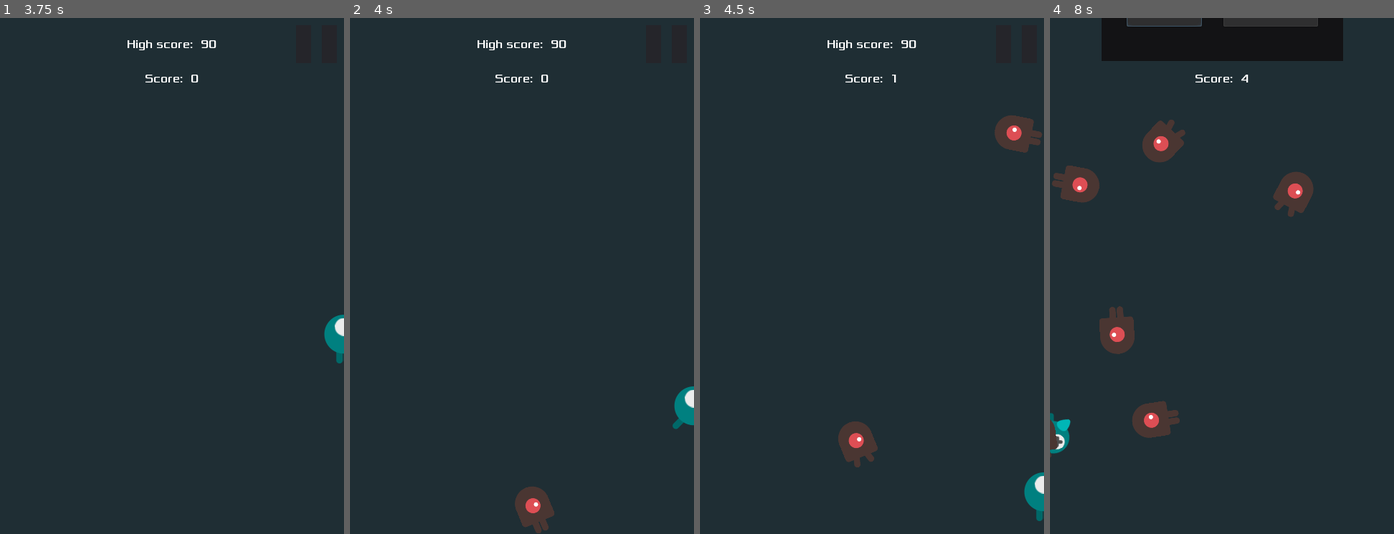
Above: before the commit, frames 1-4 (left to right).
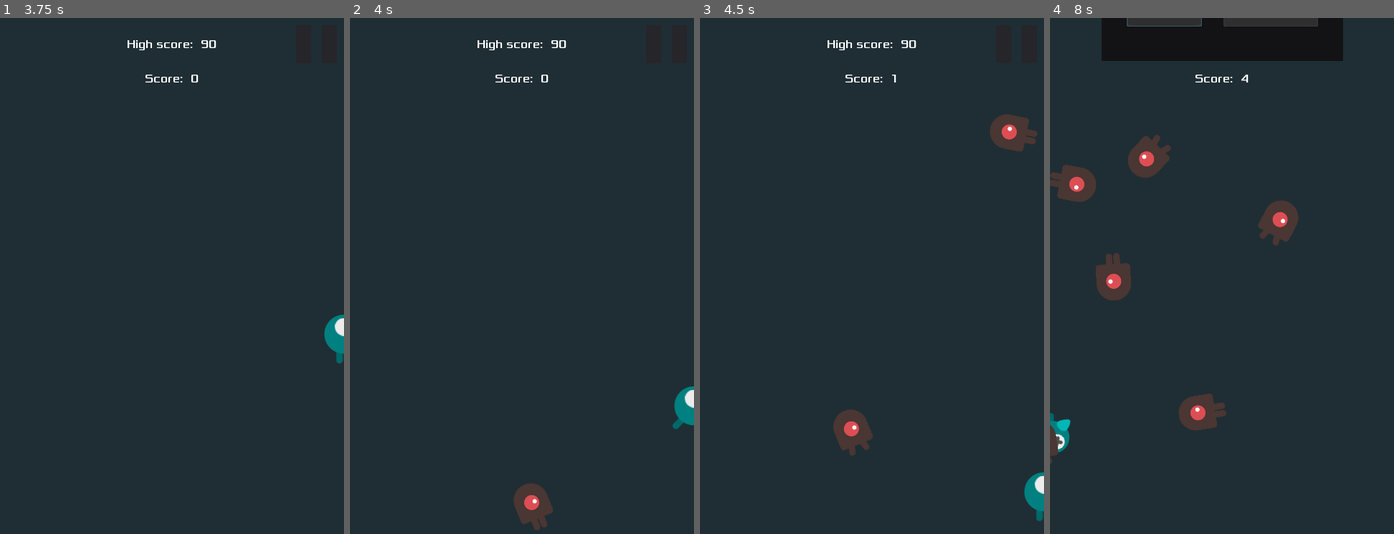
Above: after the commit, the same moments.

Repository: AlixBarreaux/dodge-the-beasties
Game: Godot game, scene res://scenes/Main.tscn
Two runs of this game, one before a commit and one after it. Both use one fixed random seed, a clock stepped at 60 frames per second and the inputs below.
Inputs (mouse positions are in pixels of both pictures, inside the frame that each line leads up to):
- Up to frame 1 (3.75 s): click "Play" at 0.5 s; click (316, 43) at 1.25 s; click "Resume" at 2 s; tap Enter at 2.75 s; move the mouse to (247, 250) at 2.77 s; press the mouse at (247, 250) at 2.78 s; hold D (move_right) 2.78-3.53 s; move the mouse to (103, 301) at 3.52 s; release the mouse at (103, 301) at 3.53 s; hold S (move_down) from 3.53 s (still down); right-click (103, 301) at 3.6 s
- Up to frame 2 (4 s): keep holding S (move_down)
- Up to frame 3 (4.5 s): move the mouse to (906, 162) at 4.27 s; release S (move_down) at 4.28 s; press the mouse at (906, 162) at 4.28 s; hold D (move_right) from 4.28 s (still down)
- Up to frame 4 (8 s): move the mouse to (1204, 379) at 5.02 s; release D (move_right) at 5.03 s; release the mouse at (1204, 379) at 5.03 s; hold W (move_up) 5.03-5.78 s; right-click (1204, 379) at 5.1 s; click (1204, 379) at 5.17 s; move the mouse to (1325, 353) at 5.77 s; press the mouse at (1325, 353) at 5.78 s; hold A (move_left) 5.78-7.28 s; move the mouse to (1118, 198) at 6.52 s; release the mouse at (1118, 198) at 6.53 s; right-click (1118, 198) at 6.6 s; move the mouse to (1239, 276) at 7.27 s; press the mouse at (1239, 276) at 7.28 s; hold S (move_down) from 7.28 s (still down)

Frame 1 is identical in both runs. In frame 2, 0.2% of the frame differs, in the area x 47-60%, y 90-100%; in frame 3, 1.0%; in frame 4, 5.2%, in the area x 0-77%, y 19-87%.

Commit message:
Refactor: Make Mob move with KinematicBody2D code

Diff:
--- a/resources/default_bus_layout.tres
+++ b/resources/default_bus_layout.tres
@@ -1,7 +1,6 @@
 [gd_resource type="AudioBusLayout" format=2]
 
 [resource]
-bus/0/volume_db = -80.0
 bus/1/name = "SFX"
 bus/1/solo = false
 bus/1/mute = false
--- a/scripts/main.gd
+++ b/scripts/main.gd
@@ -155,21 +155,13 @@
 	# PI / 4 -> 45
 	var _direction_angle: float = _mob_spawn_location.rotation + PI / 2
 	_direction_angle += rand_range(- PI / 4, PI / 4)
-#	_mob.rotation = _direction
 
 
 	_mob.rotate(_direction_angle)
-	_mob.velocity = Vector2(cos(_direction_angle) * 200, sin(_direction_angle) * 200)
+	_mob.direction = Vector2(cos(_direction_angle), sin(_direction_angle))
 
-#	_mob.direction = Vector2(cos(_direction_angle), sin(_direction_angle))
-
-#	_mob.setup()
+	_mob.setup()
 	_mob.enable()
-
-#	var _velocity: Vector2 = Vector2(rand_range(_mob.min_speed, _mob.max_speed), 0)
-#	_mob.linear_velocity = _velocity.rotated(_direction)
-
-
 
 	return
 
--- a/scripts/mob.gd
+++ b/scripts/mob.gd
@@ -5,8 +5,15 @@
 ############################### DECLARE VARIABLES ##############################
 
 
-export var min_speed: int = 150
-export var max_speed: int = 250
+export var min_speed: float = 150.0
+export var max_speed: float = 250.0
+
+
+var direction: Vector2 = Vector2(0.0, 0.0)
+var velocity: Vector2 = Vector2(0.0, 0.0)
+
+# Node References
+onready var collision_shape_2d: CollisionShape2D = $CollisionShape2D
 
 
 ################################# RUN THE CODE #################################
@@ -16,37 +23,11 @@
 	$AnimatedSprite.play()
 #	var mob_types: PoolStringArray = $AnimatedSprite.frames.get_animation_names()
 #	$AnimatedSprite.animation = mob_types[randi() % mob_types.size()]
-
-	randomize()
-	self.disable()
-
-	Events.connect("game_quited", self, "queue_free")
-	Events.connect("game_started", self, "queue_free")
-
-
-onready var collision_shape_2d: CollisionShape2D = $CollisionShape2D
-var direction: Vector2 = Vector2(0.0, 0.0)
-var velocity: Vector2 = Vector2(0.0, 0.0)
-
-func setup() -> void:
-	self.velocity = self.direction
-	self.velocity *= Vector2(rand_range(self.min_speed, self.max_speed), 0.0)
-	return
-
-func enable() -> void:
-	collision_shape_2d.disabled = false
-	self.set_physics_process(true)
-	self.show()
-
-
+	self._initialize_signals()
+	self._initialize()
 
 	return
 
-func disable() -> void:
-	collision_shape_2d.disabled = true
-	self.set_physics_process(false)
-	self.hide()
-	return
 
 func _physics_process(_delta: float) -> void:
 	self.move_and_slide(self.velocity)
@@ -56,5 +37,37 @@
 ############################### DECLARE FUNCTIONS ##############################
 
 
+func _initialize() -> void:
+	randomize()
+	self.disable()
+	return
+
+
+func _initialize_signals() -> void:
+	Events.connect("game_quited", self, "queue_free")
+	Events.connect("game_started", self, "queue_free")
+	return
+
+
 func _on_VisibilityNotifier2D_screen_exited() -> void:
 	self.queue_free()
+
+
+func setup() -> void:
+	self.velocity = self.direction
+	self.velocity *= rand_range(self.min_speed, self.max_speed)
+	return
+
+
+func enable() -> void:
+	collision_shape_2d.disabled = false
+	self.set_physics_process(true)
+	self.show()
+	return
+
+
+func disable() -> void:
+	collision_shape_2d.disabled = true
+	self.set_physics_process(false)
+	self.hide()
+	return
